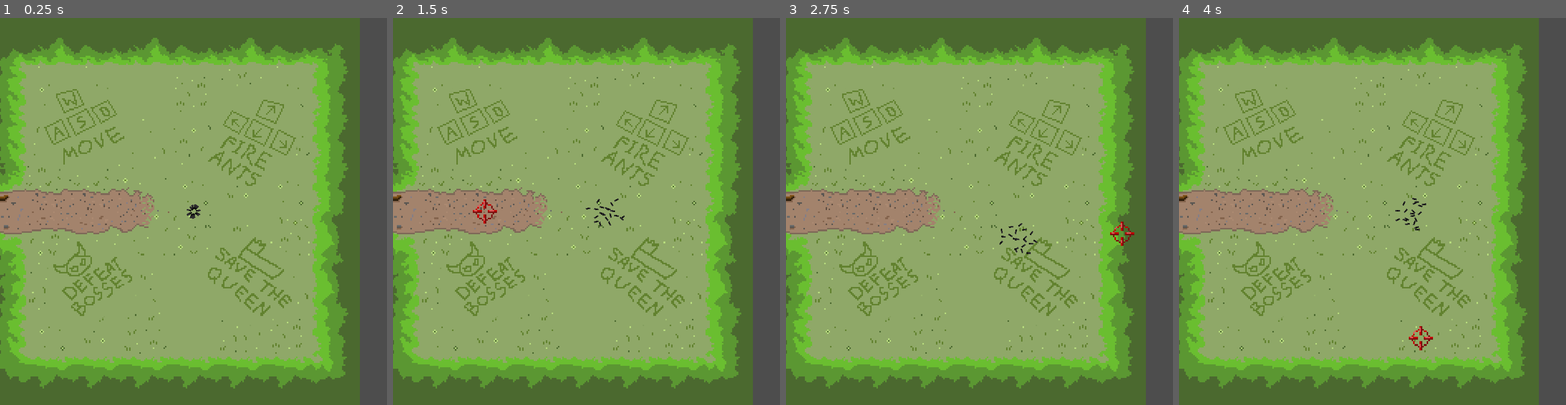
Above: before the commit, frames 1-4 (left to right).
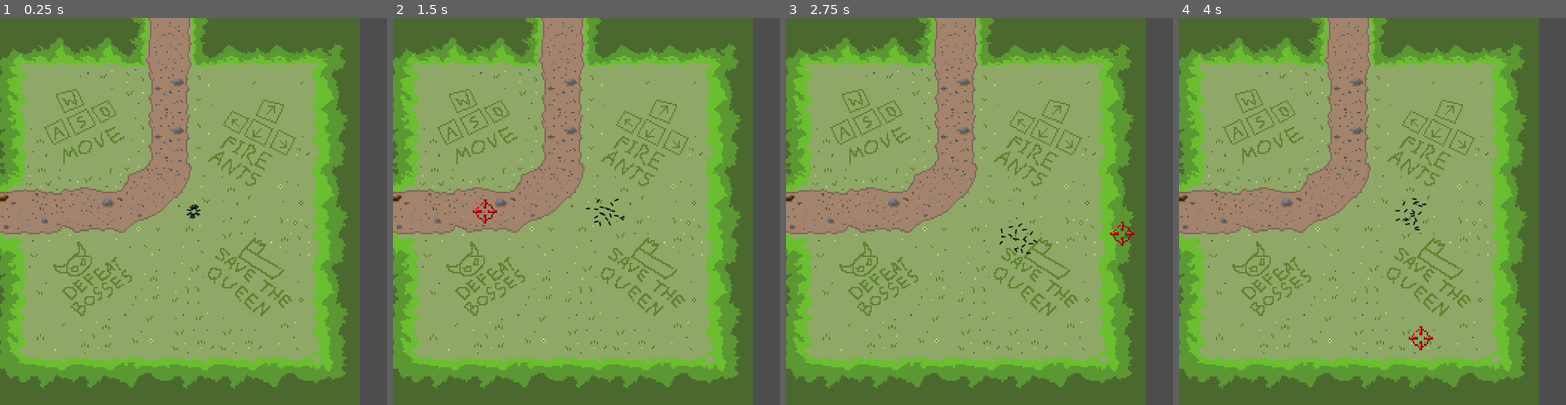
Above: after the commit, the same moments.

Repository: filvan1/LD56
Game: Godot game, scene res://scenes/main.tscn
Two runs of this game, one before a commit and one after it. Both use one fixed random seed, a clock stepped at 60 frames per second and the inputs below. This scene is started directly instead of the project's main scene.
Inputs:
- Up to frame 1 (0.25 s): no input
- Up to frame 2 (1.5 s): hold D (move_right) 0.53-1.28 s; tap Down (aim_down) at 0.6 s; hold S (move_down) from 1.28 s (still down); tap Left (aim_left) at 1.35 s
- Up to frame 3 (2.75 s): release S (move_down) at 2.03 s; hold D (move_right) from 2.03 s (still down); tap Right (aim_right) at 2.1 s
- Up to frame 4 (4 s): release D (move_right) at 2.78 s; hold W (move_up) 2.78-3.53 s; tap Up (aim_up) at 2.85 s; hold A (move_left) from 3.53 s (still down); tap Down (aim_down) at 3.6 s

The runs differ from the first frame. In frame 1, 10% of the frame differs, in the area x 0-90%, y 0-96%; in frame 2, 10%; in frame 3, 10%; in frame 4, 10%.

Commit message:
fixed ui hover

Diff:
--- a/scripts/layout_generator.gd
+++ b/scripts/layout_generator.gd
@@ -2,7 +2,7 @@
 extends Node
 
 const GRID_SIZE = 5  # 5x5 grid
-const ROOM_COUNT = 2
+const ROOM_COUNT = 11
 
 var grid = []
 
Binary file changed: textures/ui/continuebuttonhover.png
Binary file changed: textures/ui/quitbuttonhover.png
Binary file changed: textures/ui/retrybuttonhover.png
